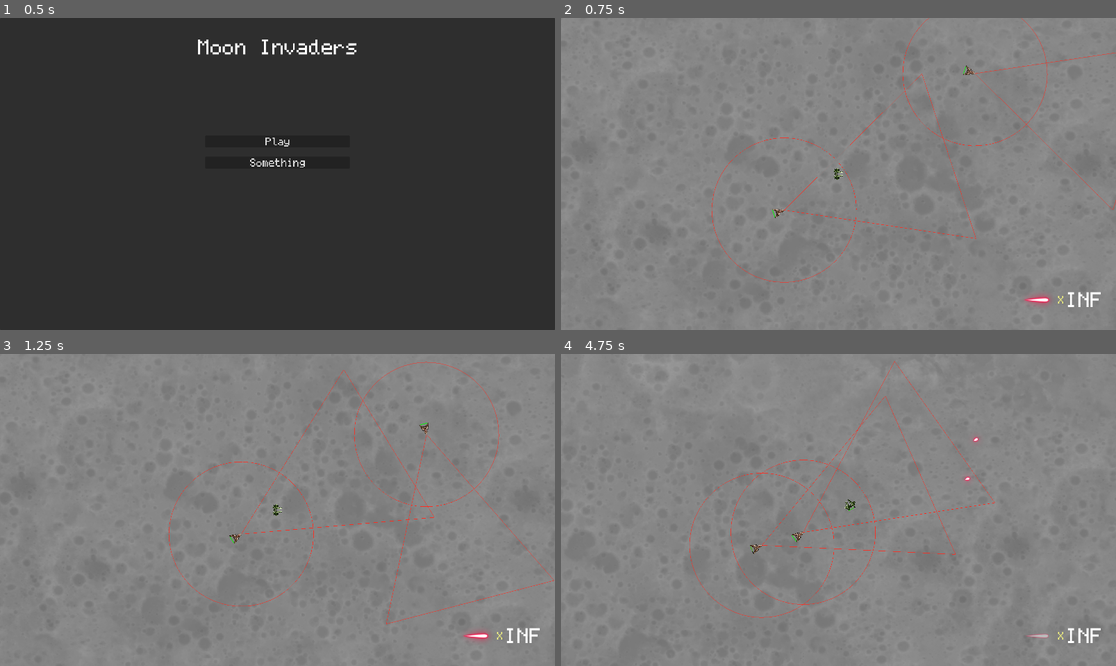
Above: before the commit, frames 1-4 (two rows, left to right).
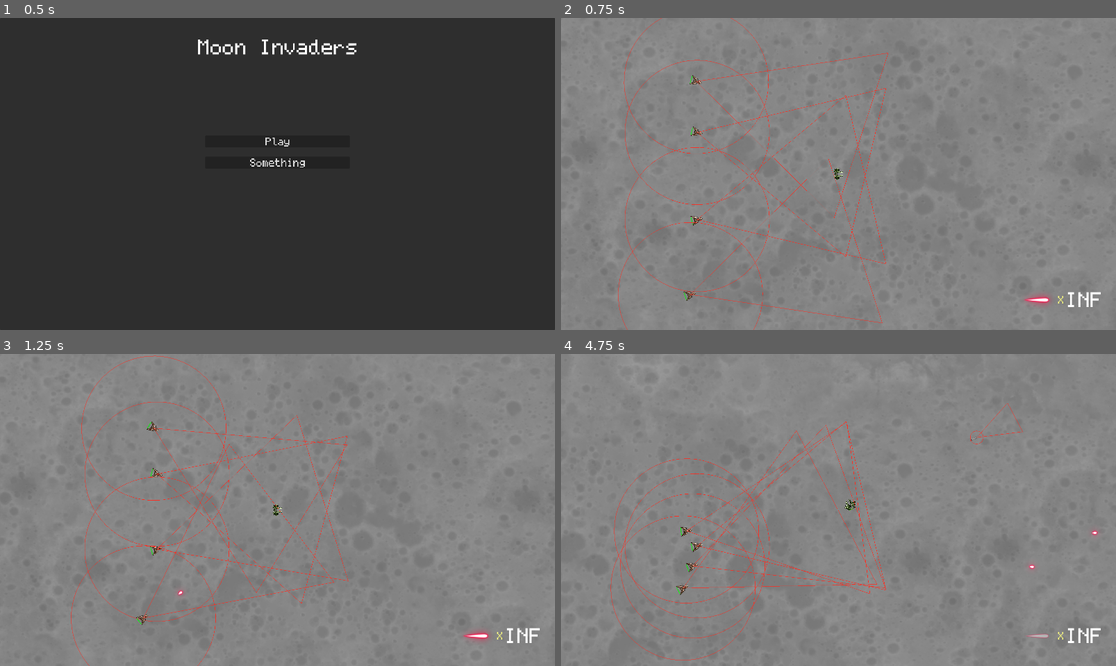
Above: after the commit, the same moments.

Repository: WeaselGames/MoonInvaders
Game: Godot game, scene res://scenes/main.tscn
The game is run twice, just before and just after one commit, with the same random seed, the same clock (stepped at 60 frames per second) and the same inputs.
Inputs:
- Up to frame 1 (0.5 s): no input
- Up to frame 2 (0.75 s): click "Play" at 0.5 s
- Up to frame 3 (1.25 s): no input
- Up to frame 4 (4.75 s): hold D (spaceship_rotate_right) 1.28-2.03 s; hold Space (spaceship_fire) 1.28-2.03 s; hold S (spaceship_backward) 2.03-2.78 s; tap Space (spaceship_fire) at 2.1, 3.6 s; hold D (spaceship_rotate_right) 2.78-3.53 s; hold Space (spaceship_fire) 2.78-3.53 s; hold W (spaceship_forward) 3.53-4.28 s; hold A (spaceship_rotate_left) from 4.28 s (still down); hold Space (spaceship_fire) from 4.28 s (still down)

Frame 1 is identical in both runs. In frame 2, 1.7% of the frame differs, in the area x 10-100%, y 0-100%; in frame 3, 1.8%; in frame 4, 2.0%, in the area x 3-97%, y 2-99%.

Commit message:
Pitbull

Diff:
--- a/project.godot
+++ b/project.godot
@@ -83,6 +83,7 @@
 2d_physics/layer_2="Enemy"
 2d_physics/layer_3="Items"
 2d_physics/layer_4="Vision"
+2d_physics/layer_5="Projectiles"
 
 [rendering]
 
--- a/scenes/projectiles/missile/missile.gd
+++ b/scenes/projectiles/missile/missile.gd
@@ -2,10 +2,18 @@
 extends Projectile
 
 @export var animated_sprite: AnimatedSprite2D
+@export var vision_cone: VisionCone
+
 
 func _ready():
 	animated_sprite.play("startup")
+	vision_cone.body_entered.connect(self._on_vision_body_entered)
 
 func _on_animated_sprite_animation_finished() -> void:
 	if animated_sprite.animation == "startup":
 		animated_sprite.play("running")
+
+func _on_vision_body_entered(body: Node2D):
+	if body is Ship && body != origin:
+		var angle_to_ship: float = body.position.angle_to_point(position)
+		velocity = velocity.rotated(angle_to_ship)
--- a/scenes/projectiles/missile/missile.tscn
+++ b/scenes/projectiles/missile/missile.tscn
@@ -9,9 +9,10 @@
 [ext_resource type="Texture2D" uid="uid://cpevibafoqkt5" path="res://assets/images/projectile/missile/missile3.webp" id="7_jxu67"]
 [ext_resource type="Texture2D" uid="uid://bvrb7n232umrk" path="res://assets/images/projectile/missile/missile4.webp" id="8_27kck"]
 [ext_resource type="Texture2D" uid="uid://bhrnxwtofrjxv" path="res://assets/images/projectile/missile/missile5.webp" id="9_nk18u"]
+[ext_resource type="PackedScene" uid="uid://dvamksc1tkhj1" path="res://scenes/util/vision_cone.tscn" id="10_o07cp"]
 
 [sub_resource type="RectangleShape2D" id="RectangleShape2D_ir46m"]
-size = Vector2(12, 60)
+size = Vector2(58.6667, 12)
 
 [sub_resource type="SpriteFrames" id="SpriteFrames_ydfmc"]
 animations = [{
@@ -56,27 +57,34 @@
 "speed": 5.0
 }]
 
-[node name="Missile" type="Area2D" node_paths=PackedStringArray("animated_sprite")]
+[node name="Missile" type="Area2D" node_paths=PackedStringArray("animated_sprite", "vision_cone")]
 z_index = 1
 scale = Vector2(0.375, 0.375)
+collision_layer = 19
+collision_mask = 16
 script = ExtResource("1_ukt6e")
 animated_sprite = NodePath("AnimatedSprite")
+vision_cone = NodePath("VisionCone")
 size = Vector2i(12, 60)
 life_span = 20
-speed = 100
+speed = 1000
 projectile_type = 1
 
 [node name="CollisionShape2D" type="CollisionShape2D" parent="."]
-position = Vector2(0, -6)
+position = Vector2(5.33333, 0)
 shape = SubResource("RectangleShape2D_ir46m")
 
 [node name="AnimatedSprite" type="AnimatedSprite2D" parent="."]
-rotation = 4.71239
 sprite_frames = SubResource("SpriteFrames_ydfmc")
 animation = &"startup"
 frame = 7
 frame_progress = 1.0
 
+[node name="VisionCone" parent="." instance=ExtResource("10_o07cp")]
+position = Vector2(34.6667, 0)
+width = 300
+height = 400
+
 [connection signal="area_entered" from="." to="." method="_on_area_entered" flags=18]
 [connection signal="body_entered" from="." to="." method="_on_body_entered" flags=18]
 [connection signal="animation_finished" from="AnimatedSprite" to="." method="_on_animated_sprite_animation_finished"]
--- a/scenes/projectiles/phaser/phaser.tscn
+++ b/scenes/projectiles/phaser/phaser.tscn
@@ -4,13 +4,17 @@
 [ext_resource type="Texture2D" uid="uid://hvuku7lpqby1" path="res://assets/images/projectile/phaser/red_01.png" id="2_ykxrp"]
 
 [sub_resource type="RectangleShape2D" id="RectangleShape2D_e2p83"]
-size = Vector2(18, 32)
+size = Vector2(32, 18)
 
 [node name="Phaser" type="Area2D"]
 scale = Vector2(0.5, 0.5)
+collision_layer = 19
+collision_mask = 16
 script = ExtResource("1_4enjs")
 damage = 25
-speed = 1000
+life_span = 3
+speed = 1500
+cooldown = 50
 
 [node name="CollisionShape2D" type="CollisionShape2D" parent="."]
 position = Vector2(0, 1)
@@ -18,5 +22,4 @@
 
 [node name="Sprite" type="Sprite2D" parent="."]
 modulate = Color(1.5, 1.5, 1.5, 1)
-rotation = 4.71239
 texture = ExtResource("2_ykxrp")
--- a/scenes/projectiles/projectile.gd
+++ b/scenes/projectiles/projectile.gd
@@ -27,7 +27,7 @@
 	if GameState.paused:
 		return
 
-	rotation = velocity.angle() + PI / 2
+	rotation = velocity.angle()
 	position += velocity * delta
 
 func _on_body_entered(body: Node2D) -> void:
--- a/scenes/projectiles/projectile.tscn
+++ b/scenes/projectiles/projectile.tscn
@@ -6,6 +6,8 @@
 
 [node name="Projectile" type="Area2D"]
 z_index = 1
+collision_layer = 19
+collision_mask = 16
 script = ExtResource("1_4jsq1")
 
 [node name="CollisionShape2D" type="CollisionShape2D" parent="."]
--- a/scenes/ships/enemy/enemy.tscn
+++ b/scenes/ships/enemy/enemy.tscn
@@ -4,14 +4,14 @@
 [ext_resource type="Texture2D" uid="uid://dua5c2gcufo14" path="res://assets/images/ships/enemy/enemy_ship.webp" id="2_fsep2"]
 [ext_resource type="PackedScene" uid="uid://de3ymp8rbho6h" path="res://scenes/ui/ui_elements/health_bar/health_bar.tscn" id="3_rgjex"]
 [ext_resource type="PackedScene" uid="uid://dsg7rv0et4eym" path="res://scenes/ships/hardpoint.tscn" id="4_asdpv"]
-[ext_resource type="PackedScene" uid="uid://dvamksc1tkhj1" path="res://scenes/ships/enemy/vision_cone.tscn" id="5_2jwbw"]
+[ext_resource type="PackedScene" uid="uid://dvamksc1tkhj1" path="res://scenes/util/vision_cone.tscn" id="5_2e22m"]
 
 [sub_resource type="RectangleShape2D" id="RectangleShape2D_n63kb"]
 size = Vector2(39, 33)
 
 [node name="Enemy" type="CharacterBody2D" node_paths=PackedStringArray("vision_cone", "health_bar", "sprite", "weapon_hardpoints")]
 z_index = 10
-collision_layer = 3
+collision_layer = 27
 collision_mask = 2
 script = ExtResource("1_w35kq")
 vision_cone = NodePath("VisionCone")
@@ -46,6 +46,6 @@
 [node name="CenterMissile" parent="." instance=ExtResource("4_asdpv")]
 hardpoint_type = 1
 
-[node name="VisionCone" parent="." instance=ExtResource("5_2jwbw")]
-position = Vector2(19, 0)
+[node name="VisionCone" parent="." instance=ExtResource("5_2e22m")]
 peripheral_radious = 250
+visulaize = true
--- a/scenes/ships/player/player.tscn
+++ b/scenes/ships/player/player.tscn
@@ -1,6 +1,7 @@
-[gd_scene load_steps=6 format=3 uid="uid://lsk2vj0l0b08"]
+[gd_scene load_steps=7 format=3 uid="uid://lsk2vj0l0b08"]
 
 [ext_resource type="Script" path="res://scenes/ships/player/player.gd" id="1_mugof"]
+[ext_resource type="PackedScene" uid="uid://be81tbuwykao8" path="res://scenes/projectiles/missile/missile.tscn" id="2_c4nfo"]
 [ext_resource type="Texture2D" uid="uid://tmwnlgiyrk1f" path="res://assets/images/ships/player/player_ship.webp" id="2_l44dm"]
 [ext_resource type="PackedScene" uid="uid://de3ymp8rbho6h" path="res://scenes/ui/ui_elements/health_bar/health_bar.tscn" id="3_o1qvl"]
 [ext_resource type="PackedScene" uid="uid://dsg7rv0et4eym" path="res://scenes/ships/hardpoint.tscn" id="4_jjf2r"]
@@ -10,8 +11,10 @@
 
 [node name="Player" type="CharacterBody2D" node_paths=PackedStringArray("health_bar", "sprite", "weapon_hardpoints")]
 z_index = 10
-collision_layer = 11
+collision_layer = 27
 script = ExtResource("1_mugof")
+default_ammo_scene = ExtResource("2_c4nfo")
+default_ammo_type = 1
 health_bar = NodePath("HealthBar")
 sprite = NodePath("Sprite2D")
 max_health = 500
--- a/scenes/ships/ship.gd
+++ b/scenes/ships/ship.gd
@@ -5,6 +5,7 @@
 
 @export var default_ammo_scene := preload("res://scenes/projectiles/phaser/phaser.tscn")
 @export var default_ammo_icon := preload("res://assets/images/projectile/phaser/red_02.png")
+@export var default_ammo_type: Projectile.ProjectileType = Projectile.ProjectileType.PHASER
 
 @export var health_bar: HealthBar
 @export var sprite: Sprite2D
@@ -69,7 +70,7 @@
 	add_child(weapon_cooldown)
 
 	health = max_health
-	var default_ammo: Ammo = Ammo.new(default_ammo_icon, default_ammo_scene, Projectile.ProjectileType.PHASER, -1)
+	var default_ammo: Ammo = Ammo.new(default_ammo_icon, default_ammo_scene, default_ammo_type, -1)
 	ammo.append(default_ammo)
 	_ship_ready()
 
--- a/scenes/ships/ship.tscn
+++ b/scenes/ships/ship.tscn
@@ -11,6 +11,7 @@
 [node name="Ship" type="CharacterBody2D" node_paths=PackedStringArray("health_bar", "sprite", "weapon_hardpoints")]
 z_index = 10
 scale = Vector2(2.5, 2.5)
+collision_layer = 19
 script = ExtResource("1_2npxx")
 health_bar = NodePath("HealthBar")
 sprite = NodePath("Sprite")
--- a/scenes/ships/enemy/vision_cone.gd
+++ b/scenes/util/vision_cone.gd
@@ -38,6 +38,12 @@
 			color = value
 			queue_redraw()
 
+@export var visulaize: bool = true :
+	set(value):
+		visulaize = value
+		queue_redraw()
+
+
 func _ready() -> void:
 	change_size()
 
@@ -59,7 +65,8 @@
 	queue_redraw()
 
 func _draw() -> void:
-	draw_line(Vector2(0, 0), Vector2(height, width / 2.0), color, -1)
-	draw_line(Vector2(0, 0), Vector2(height, -(width / 2.0)), color, -1)
-	draw_line(Vector2(height, width / 2.0), Vector2(height, -(width / 2.0)), color, -1)
-	draw_arc(Vector2(0, 0), peripheral_radious, 0, TAU, peripheral_indicator_points, color)
+	if visulaize:
+		draw_line(Vector2(0, 0), Vector2(height, width / 2.0), color, -1)
+		draw_line(Vector2(0, 0), Vector2(height, -(width / 2.0)), color, -1)
+		draw_line(Vector2(height, width / 2.0), Vector2(height, -(width / 2.0)), color, -1)
+		draw_arc(Vector2(0, 0), peripheral_radious, 0, TAU, peripheral_indicator_points, color)
--- a/scenes/ships/enemy/vision_cone.tscn
+++ b/scenes/util/vision_cone.tscn
@@ -1,14 +1,14 @@
 [gd_scene load_steps=3 format=3 uid="uid://dvamksc1tkhj1"]
 
-[ext_resource type="Script" path="res://scenes/ships/enemy/vision_cone.gd" id="1_uj4p1"]
+[ext_resource type="Script" path="res://scenes/util/vision_cone.gd" id="1_mwsio"]
 
 [sub_resource type="CircleShape2D" id="CircleShape2D_y6307"]
-radius = 250.0
+radius = 60.0
 
 [node name="VisionCone" type="Area2D" node_paths=PackedStringArray("collision_polygon", "collision_shape")]
 collision_layer = 3
 collision_mask = 8
-script = ExtResource("1_uj4p1")
+script = ExtResource("1_mwsio")
 width = 600
 height = 600
 peripheral_radious = 60
--- a/src/enemy_manager.gd
+++ b/src/enemy_manager.gd
@@ -42,8 +42,8 @@
 
 func _on_object_cleared(object: Node2D):
 	if object is Enemy:
+		already_spawned[object.get_meta("seed")] = false
 		enemies.erase(object)
-		already_spawned[object._home] = false
 
 func _ready() -> void:
 	EventBus.player_ready.connect(self._on_player_ready)
@@ -52,7 +52,9 @@
 	EventBus.object_cleared.connect(self._on_object_cleared)
 
 func check_spawns() -> void:
-	print("test")
+	if GameState.paused == true:
+		return
+
 	var center = player.position
 
 	var x_from: int = floor(center.x - (enemy_spawn_radius/2.0))
@@ -62,24 +64,16 @@
 
 	while x_from < x_to:
 		while y_from < y_to:
-			rng.seed = GameState.game_seed + x_from ^ y_from
-			var spawn_location: Vector2 = Vector2(x_from, y_from)
-			if rng.randf_range(0, 1) <= 0.003 && !already_spawned.has(spawn_location) && already_spawned.get(spawn_location) == true:
+			rng.seed = GameState.game_seed ^ x_from ^ y_from
+			if rng.randf_range(0, 1) <= 0.0015 && (!already_spawned.has(rng.seed) || already_spawned.get(rng.seed) == false):
 				var enemy = enemy_scene.instantiate()
+				enemy.set_meta("seed", rng.seed)
 				enemies.append(enemy)
 				world.add_object(enemy)
-				enemy.position = spawn_location
-				already_spawned[spawn_location] = true
+				enemy.position = Vector2(x_from, y_from)
+				already_spawned[rng.seed] = true
 
 			y_from += 1
 		x_from += 1
 
-	if enemies.size() < 2:
-		var enemy1 = enemy_scene.instantiate()
-		var enemy2 = enemy_scene.instantiate()
-		enemies.append(enemy1)
-		enemies.append(enemy2)
-		world.add_object(enemy1)
-		world.add_object(enemy2)
-		enemy1.position = Vector2(player.position.x + randi_range(-500, 500), player.position.y + randi_range(-500, 500))
-		enemy2.position = Vector2(player.position.x + randi_range(-500, 500), player.position.y + randi_range(-500, 500))
+	print("test: %d" % enemies.size())
Not shown: 1 places in scenes/projectiles/missile/missile.tscn that only renumber resources
